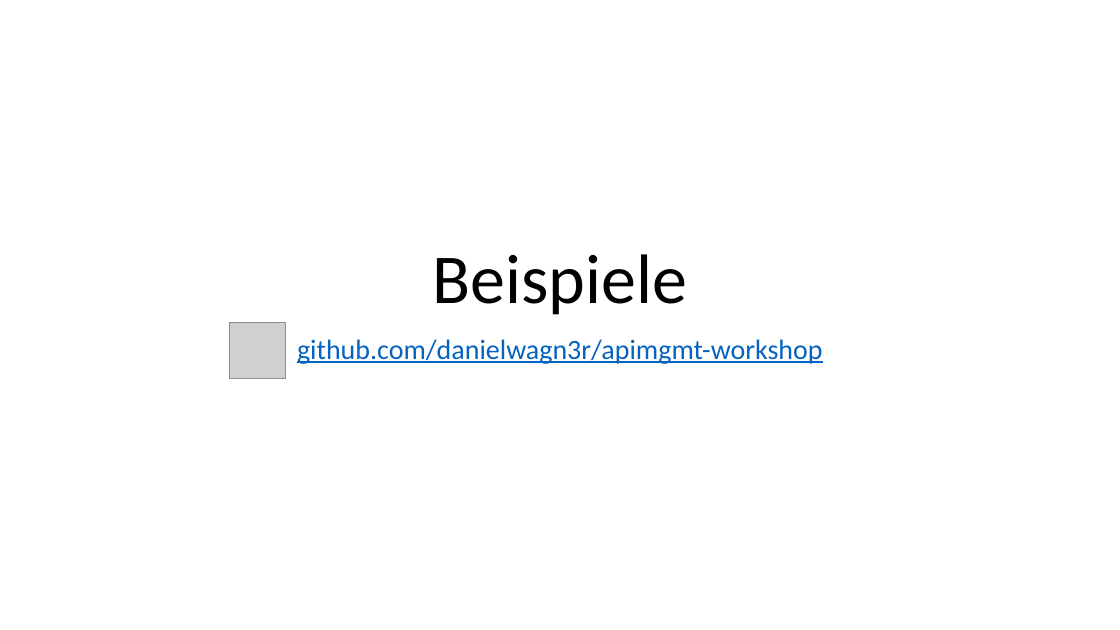
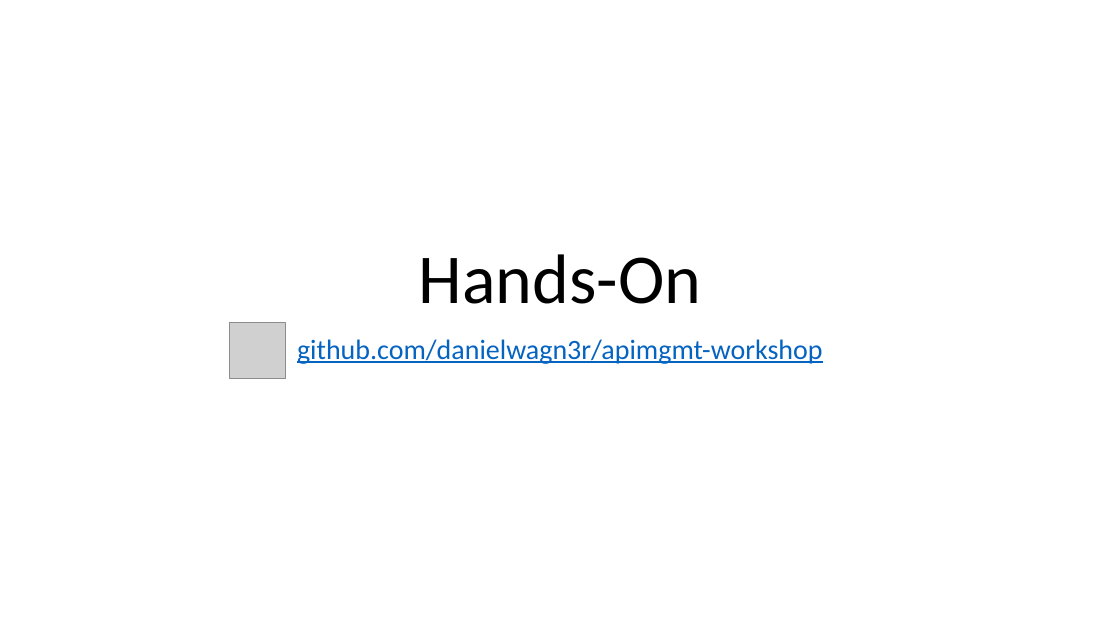
Before and after one commit to danielwagn3r/apimgmt-workshop, a slide deck: slide 30 of API Gateway.pptx (slide 11 before the commit). Drawn at 1120x630 pixels with LibreOffice and Linux fonts; fonts in the diff are those of the drawing; grey boxes stand for pictures. Boxes give left, top, right and bottom in pixels: in the first picture for what was removed or moved away, otherwise in the second. Text is boxed around its words. In the diff, an @@ line names an element or a change of style, - is before the commit and + after.

```diff
--- a/API Gateway.pptx
+++ b/API Gateway.pptx
@@ title at bbox=[419, 254, 702, 304]: text changed @@
-Beispiele
+Hands-On
```
Also in this commit, not shown: 7 other slides changed, 22 slides added, 2 slides removed, 1 other file.
